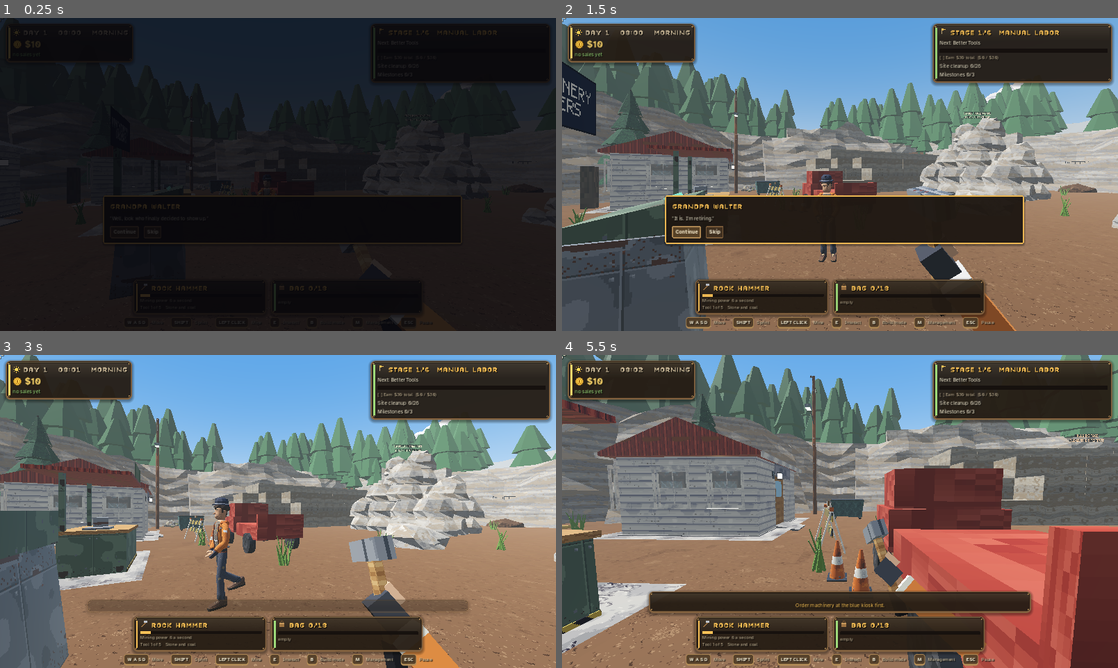
Above: before the commit, frames 1-4 (two rows, left to right).
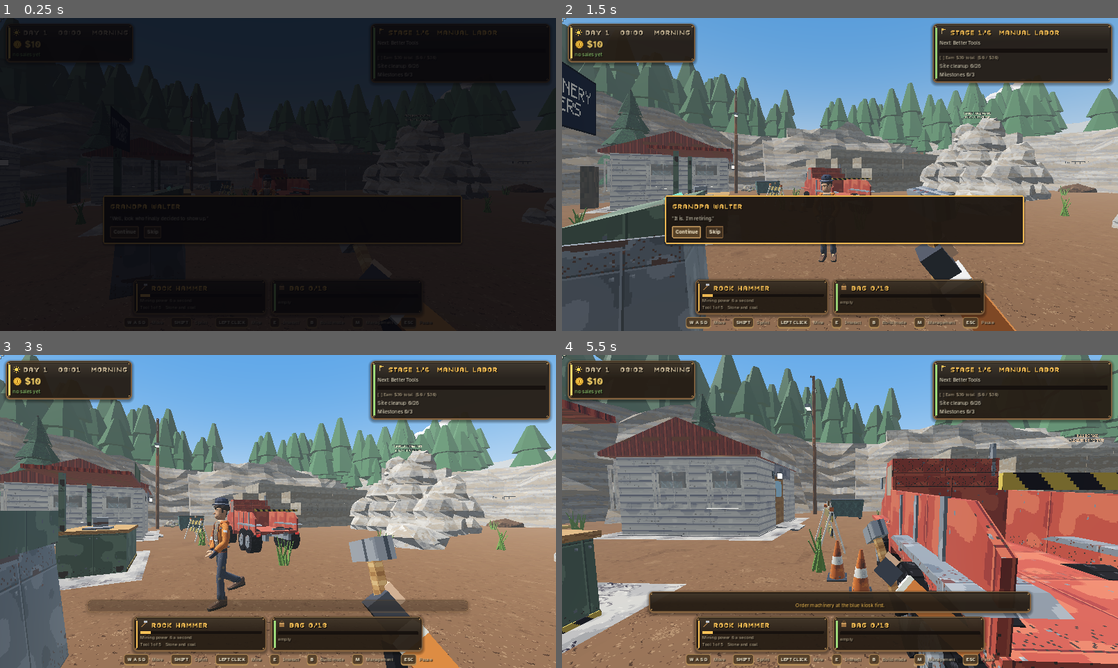
Above: after the commit, the same moments.

Repository: jafetmora79-lab/Quarry-Days
Game: Godot game, scene res://Main.tscn
Same seed, same stepped clock (60 frames per second), same inputs: the game is played once before the commit and once after it.
Inputs (mouse positions are in pixels of both pictures, inside the frame that each line leads up to):
- Up to frame 1 (0.25 s): no input
- Up to frame 2 (1.5 s): click "Continue" at 0.5 s; click "Continue" at 1.25 s
- Up to frame 3 (3 s): click "Skip" at 2 s; tap Enter at 2.75 s; move the mouse to (400, 495) at 2.77 s; hold D (move_right) from 2.78 s (still down); hold E (interact) from 2.78 s (still down); click (400, 495) at 2.92 s
- Up to frame 4 (5.5 s): tap Space at 3.02, 3.77, 5.27 s; move the mouse to (812, 511) at 3.52 s; release D (move_right) at 3.53 s; release E (interact) at 3.53 s; hold W (move_forward) from 3.53 s (still down); tap E (interact) at 3.6, 4.55, 5.3 s; move the mouse to (851, 505) at 4.27 s; hold P (place_machine) 4.28-5.03 s; move the mouse to (834, 517) at 5.02 s; tap R (rotate_machine) at 5.1 s; click (834, 517) at 5.17 s

The runs differ from the first frame. In frame 2, 0.6% of the frame differs, in the area x 43-57%, y 46-57%; in frame 3, 1.3%; in frame 4, 19%, in the area x 55-100%, y 28-100%.

Commit message:
Phase 8.5 (WIP): Walter's truck uses the real truck model, interaction outlines, production and polish test
Co-Authored-By: Claude Sonnet 5.5 <noreply@anthropic.com>
Claude-Session: https://claude.ai/code/session_01BdFm1yVtnu8eVQTLcJwNBQ

Diff:
--- a/scripts/main.gd
+++ b/scripts/main.gd
@@ -1186,6 +1186,55 @@
 	if hud:
 		hud.set_message(s, 3.2)
 
+## Interaction highlight (Phase 8.5): a thin warm outline on the one thing you could press E on. Only real interactables get it
+## (never terrain, rock, loose pieces or weeds), it is removed the moment you look away, open a menu, drive or build, and it is
+## never used for construction ghosts, which have their own blueprint look.
+const HIGHLIGHT_KINDS := ["door", "bed", "sell", "upgrades", "storage", "crusher", "output", "shop", "office", "rig", "vehicle", "worker", "discovery", "walter", "fossil", "egg", "conveyor", "gate"]
+var highlight_node: Node3D
+var highlight_meshes: Array = []
+var _hl_mat: StandardMaterial3D
+
+func _highlight_material() -> StandardMaterial3D:
+	if _hl_mat == null:
+		_hl_mat = StandardMaterial3D.new()
+		_hl_mat.shading_mode = BaseMaterial3D.SHADING_MODE_UNSHADED
+		_hl_mat.albedo_color = Color(1.0, 0.82, 0.38)
+		_hl_mat.cull_mode = BaseMaterial3D.CULL_FRONT
+		_hl_mat.grow = true
+		_hl_mat.grow_amount = 0.025
+		_hl_mat.no_depth_test = false
+	return _hl_mat
+
+func _clear_highlight() -> void:
+	for mi in highlight_meshes:
+		if is_instance_valid(mi):
+			(mi as MeshInstance3D).material_overlay = null
+	highlight_meshes.clear()
+	highlight_node = null
+
+func _update_highlight() -> void:
+	var t: Node3D = last_target
+	var ok := t != null and is_instance_valid(t) and not driving and menu == "" and not placement and not construction \
+		and not (hud and hud.card_open()) and HIGHLIGHT_KINDS.has(str(t.get_meta("kind", "")))
+	if ok and str(t.get_meta("kind", "")) == "walter" and walter_mode != "waiting":
+		ok = false
+	if not ok:
+		if highlight_node != null:
+			_clear_highlight()
+		return
+	if t == highlight_node:
+		return
+	_clear_highlight()
+	highlight_node = t
+	var meshes := t.find_children("*", "MeshInstance3D", true, false)
+	if t is MeshInstance3D:
+		meshes.append(t)
+	for mi in meshes:
+		var m := mi as MeshInstance3D
+		if m.visible and m.mesh != null and not (m.get_parent() is Label3D) and m.cast_shadow != GeometryInstance3D.SHADOW_CASTING_SETTING_SHADOWS_ONLY:
+			m.material_overlay = _highlight_material()
+			highlight_meshes.append(m)
+
 func _look_target() -> Node3D:
 	var start := player.camera.global_position
 	var end := start - player.camera.global_transform.basis.z * 4.0
@@ -1245,6 +1294,7 @@
 		for kind in deposit_nodes:
 			_update_deposit_label(kind)
 	last_target = null if driving else _look_target()
+	_update_highlight()
 	if placement:
 		_update_ghost()
 	_player_mining(delta)
@@ -1640,17 +1690,17 @@
 	for ch in bench.get_children():
 		if ch is MeshInstance3D:
 			ch.visible = false                                  # the collider's plain box is replaced by the parts below
-	MeshKit.inst(world, MeshKit.box(Vector3(1.56, 0.07, 0.74)), wood, b + Vector3(0, 0.965, 0))                 # bench top
-	MeshKit.inst(world, MeshKit.box(Vector3(1.44, 0.16, 0.05)), wood, b + Vector3(0, 0.84, 0.31))               # front apron
+	MeshKit.inst(bench, MeshKit.box(Vector3(1.56, 0.07, 0.74)), wood, b + Vector3(0, 0.965, 0) - bench.position)                 # bench top
+	MeshKit.inst(bench, MeshKit.box(Vector3(1.44, 0.16, 0.05)), wood, b + Vector3(0, 0.84, 0.31) - bench.position)               # front apron
 	for sx in [-0.7, 0.7]:
 		for sz in [-0.3, 0.3]:
-			MeshKit.inst(world, MeshKit.box(Vector3(0.08, 0.93, 0.08)), wood, b + Vector3(sx, 0.465, sz))     # legs
-	MeshKit.inst(world, MeshKit.box(Vector3(1.4, 0.04, 0.6)), wood, b + Vector3(0, 0.28, 0))                    # lower shelf
-	MeshKit.inst(world, MeshKit.box(Vector3(0.36, 0.2, 0.3)), steel, b + Vector3(-0.45, 0.4, 0.0))              # toolbox on the shelf
-	MeshKit.inst(world, MeshKit.box(Vector3(0.3, 0.14, 0.26)), wood, b + Vector3(0.1, 0.37, 0.0))               # crate
-	MeshKit.inst(world, MeshKit.box(Vector3(0.18, 0.1, 0.22)), steel, b + Vector3(0.55, 1.04, 0.05))            # vise base
-	MeshKit.inst(world, MeshKit.box(Vector3(0.05, 0.12, 0.2)), steel, b + Vector3(0.64, 1.13, 0.05))           # vise jaw
-	MeshKit.inst(world, MeshKit.box(Vector3(0.32, 0.04, 0.22)), MeshKit.flat(Color(0.66, 0.5, 0.2)), b + Vector3(-0.35, 1.02, 0.0))   # parts tray
+			MeshKit.inst(bench, MeshKit.box(Vector3(0.08, 0.93, 0.08)), wood, b + Vector3(sx, 0.465, sz) - bench.position)     # legs
+	MeshKit.inst(bench, MeshKit.box(Vector3(1.4, 0.04, 0.6)), wood, b + Vector3(0, 0.28, 0) - bench.position)                    # lower shelf
+	MeshKit.inst(bench, MeshKit.box(Vector3(0.36, 0.2, 0.3)), steel, b + Vector3(-0.45, 0.4, 0.0) - bench.position)              # toolbox on the shelf
+	MeshKit.inst(bench, MeshKit.box(Vector3(0.3, 0.14, 0.26)), wood, b + Vector3(0.1, 0.37, 0.0) - bench.position)               # crate
+	MeshKit.inst(bench, MeshKit.box(Vector3(0.18, 0.1, 0.22)), steel, b + Vector3(0.55, 1.04, 0.05) - bench.position)            # vise base
+	MeshKit.inst(bench, MeshKit.box(Vector3(0.05, 0.12, 0.2)), steel, b + Vector3(0.64, 1.13, 0.05) - bench.position)           # vise jaw
+	MeshKit.inst(bench, MeshKit.box(Vector3(0.32, 0.04, 0.22)), MeshKit.flat(Color(0.66, 0.5, 0.2)), b + Vector3(-0.35, 1.02, 0.0) - bench.position)   # parts tray
 	# pegboard on the wall above, clear of the door, the lamp and the whiteboard
 	MeshKit.inst(world, MeshKit.box(Vector3(1.5, 1.05, 0.04)), MeshKit.flat(Color(0.62, 0.5, 0.34)), Vector3(b.x, 1.78, OFFICE_POS.z - 2.205))
 	workbench_tools = Node3D.new()
@@ -3587,30 +3637,15 @@
 	cs.shape = sh
 	cs.position.y = 0.9
 	root.add_child(cs)
-	var body := _mat(Color(0.55, 0.18, 0.12))
-	var dark := _mat(Color(0.14, 0.14, 0.15))
-	var parts := [[Vector3(1.9, 0.7, 1.5), Vector3(0, 0.95, -1.35), body], [Vector3(1.7, 0.7, 1.0), Vector3(0, 1.6, -1.2), body],
-		[Vector3(1.9, 0.5, 2.4), Vector3(0, 0.8, 1.0), body], [Vector3(1.9, 0.5, 0.1), Vector3(0, 1.2, 2.2), body]]
-	for pr in parts:
-		var mi := MeshInstance3D.new()
-		var bm := BoxMesh.new()
-		bm.size = pr[0]
-		mi.mesh = bm
-		mi.material_override = pr[2]
-		mi.position = pr[1]
-		root.add_child(mi)
-	for wz in [-1.3, 1.4]:
-		for wx in [-0.95, 0.95]:
-			var w := MeshInstance3D.new()
-			var cm := CylinderMesh.new()
-			cm.top_radius = 0.38
-			cm.bottom_radius = 0.38
-			cm.height = 0.25
-			w.mesh = cm
-			w.material_override = dark
-			w.rotation.z = PI / 2.0
-			w.position = Vector3(wx, 0.38, wz)
-			root.add_child(w)
+	# the game's own dump-truck model, small and weathered: cab, tipping bed and six wheels, all properly joined
+	var pv := QuarryPreview.PreviewVehicle.new()
+	pv.paint_cab = "PaintRed"
+	pv.paint_bed = "PaintRed"
+	pv.model_root = Node3D.new()
+	pv.add_child(pv.model_root)
+	pv.model_root.scale = Vector3(1.9 / 2.2, 1.7 / 1.8, 4.0 / 4.6)
+	VehicleModels.truck(pv)
+	root.add_child(pv)
 	world.add_child(root)
 	truck_node = root
 
--- /dev/null
+++ b/tests/test_production_polish.gd
@@ -0,0 +1,187 @@
+extends SceneTree
+## Phase 8.5: production and polish: Walter's truck is a real model, interaction highlights, material-specific storage visuals,
+## belts fed by rigs (no duplication, save/load), and the yard ground has no holes.
+##   godot --headless --fixed-fps 60 -s tests/test_production_polish.gd
+
+var checks := 0
+var failures := []
+
+func check(c: bool, label: String) -> void:
+	checks += 1
+	if not c:
+		failures.append(label)
+		printerr("FAIL: " + label)
+	else:
+		print("PASS: " + label)
+
+func _initialize() -> void:
+	call_deferred("run")
+
+func frames(n: int) -> void:
+	for i in range(n):
+		await physics_frame
+
+func run() -> void:
+	var game = load("res://Main.tscn").instantiate()
+	root.add_child(game)
+	await frames(6)
+	if game.walter_dialog:
+		game.walter_dialog.skip()
+	game.hud.close_card()
+	game._remove_walter()
+	var prog: QuarryProgression = game.prog
+	var biz: QuarryBusiness = game.business
+	game.player.locked = false
+	# ---- 1: Walter's truck is the game's truck model, joined up
+	var truck: Node3D = game.truck_node
+	var meshes := truck.find_children("*", "MeshInstance3D", true, false)
+	check(truck != null and meshes.size() >= 20, "1 Walter's truck is built from the real truck model (%d parts)" % meshes.size())
+	var lo := Vector3(INF, INF, INF)
+	var hi := Vector3(-INF, -INF, -INF)
+	for mi in meshes:
+		var m: MeshInstance3D = mi
+		var bb: AABB = m.global_transform * m.mesh.get_aabb()
+		lo = lo.min(bb.position)
+		hi = hi.max(bb.end)
+	check(lo.y > -0.05 and lo.y < 0.2 and hi.y > 1.6 and hi.y < 2.8 and (hi - lo).x < 5.0 and (hi - lo).z < 5.0, "1b it sits on the ground and is truck-sized (%s)" % str(hi - lo))
+	# ---- 2: highlights
+	var bench: Node3D = game.world.get_node("Workbench")
+	game.last_target = bench
+	game._update_highlight()
+	var lit := 0
+	for mi in bench.find_children("*", "MeshInstance3D", true, false):
+		if (mi as MeshInstance3D).material_overlay != null:
+			lit += 1
+	check(game.highlight_node == bench and lit >= 6, "2 looking at the workbench outlines it (%d parts)" % lit)
+	game.last_target = game.world.get_node("Quarry floor")
+	game._update_highlight()
+	check(game.highlight_node == null and game.highlight_meshes.is_empty(), "2b looking at plain ground outlines nothing")
+	var dep: Node3D = game.formation_nodes[prog.formation_ids()[0]]
+	game.last_target = dep
+	game._update_highlight()
+	check(game.highlight_node == null, "2c rock you mine is not 'interactable': no outline")
+	var off := 0
+	for mi in bench.find_children("*", "MeshInstance3D", true, false):
+		if (mi as MeshInstance3D).material_overlay != null:
+			off += 1
+	check(off == 0, "2d and the bench's outline is gone once you look away")
+	game.last_target = bench
+	game._update_highlight()
+	game.menu = "sell"
+	game._update_highlight()
+	check(game.highlight_node == null, "2e opening a menu removes it")
+	game.menu = ""
+	game.last_target = bench
+	game._update_highlight()
+	game.placement = true
+	game._update_highlight()
+	check(game.highlight_node == null, "2f it is never shown while building (the blueprint has its own look)")
+	game.placement = false
+	game.last_target = null
+	game._update_highlight()
+	var doomed := StaticBody3D.new()
+	doomed.set_meta("kind", "sell")
+	var dm := MeshInstance3D.new()
+	dm.mesh = BoxMesh.new()
+	doomed.add_child(dm)
+	game.world.add_child(doomed)
+	game.last_target = doomed
+	game._update_highlight()
+	doomed.free()
+	game.last_target = null
+	game._update_highlight()
+	check(game.highlight_node == null, "2g an object that disappears while outlined is cleaned up safely")
+	# ---- 3: storage shows what is really inside
+	var fill: MeshInstance3D = game.storage_body.get_meta("fill")
+	var seen := {}
+	for res in ["limestone", "coal", "iron_ore", "copper_ore", "gold_ore"]:
+		for k in game.state.storage.keys():
+			game.state.storage[k] = 0
+		game.state.storage[res] = 7
+		game.storage_body.set_meta("fill_key", "")
+		game._update_structures()
+		var mat: Material = fill.material_override
+		seen[res] = mat.resource_path if mat else ""
+	var distinct := {}
+	for k in seen:
+		distinct[seen[k]] = true
+	check(distinct.size() == 5, "3 each material gives the storage heap its own rock material (%s)" % str(seen.values()))
+	check(str(seen["coal"]).contains("Coal") and str(seen["iron_ore"]).contains("Iron") and str(seen["copper_ore"]).contains("Copper") and str(seen["gold_ore"]).contains("Gold") and str(seen["limestone"]).contains("Limestone"), "3b and the right one for each")
+	# the textures themselves are not all the same pale colour
+	var avg := {}
+	for res in ["limestone", "coal", "iron_ore", "copper_ore", "gold_ore"]:
+		var bm: BaseMaterial3D = MeshKit.mat(QuarryArt.ROCK_MAT[res])
+		var img: Image = bm.albedo_texture.get_image() if bm.albedo_texture else null
+		if img != null:
+			if img.is_compressed():
+				img.decompress()
+			var sum := Vector3.ZERO
+			var n := 0
+			for y in range(0, img.get_height(), 4):
+				for x in range(0, img.get_width(), 4):
+					var c := img.get_pixel(x, y)
+					sum += Vector3(c.r, c.g, c.b)
+					n += 1
+			avg[res] = (sum / float(maxi(1, n))) * bm.albedo_color.srgb_to_linear().to_html().length() * 0.0 + sum / float(maxi(1, n))
+	var sep_ok := avg.size() == 5
+	if sep_ok:
+		sep_ok = (avg["limestone"] as Vector3).distance_to(avg["coal"]) > 0.15 and (avg["limestone"] as Vector3).distance_to(avg["iron_ore"]) > 0.08 and (avg["copper_ore"] as Vector3).distance_to(avg["gold_ore"]) > 0.03
+	check(sep_ok, "3c the rock textures differ clearly in colour (%s)" % str(avg))
+	for k in game.state.storage.keys():
+		game.state.storage[k] = 0
+	game.state.storage["coal"] = 20
+	game.state.storage["limestone"] = 3
+	game.storage_body.set_meta("fill_key", "")
+	game._update_structures()
+	var lbl: Label3D = game.storage_body.get_meta("fill_label")
+	check(lbl.text.contains("Coal 20") and lbl.text.contains("Stone 3") and str(fill.material_override.resource_path).contains("Coal"), "3d mixed contents show the biggest heap's material and list everything (%s)" % lbl.text.replace("\n", ", "))
+	for k in game.state.storage.keys():
+		game.state.storage[k] = 0
+	# ---- 4: a rig feeds a belt; nothing is duplicated or lost; it survives a save
+	prog.stage = prog.stage_index("large")
+	prog.cleanup["done"] = true
+	game.state.money = 200000
+	biz.milestones["mechanized"] = true
+	check(game.install_rig("drill_rig", "hillside_face_01"), "4 a drilling rig is installed")
+	var rig: Dictionary = prog.rigs[0]
+	var bp: Vector3 = prog.rig_bin_pos(rig)
+	var snap: Dictionary = game.conveyor_snap(bp + Vector3(0.0, 0, -1.5), "straight")
+	var near := Vector3(bp.x, 0, bp.z) + QuarryBusiness.forward(float(rig.get("yaw", 0.0))) * 1.5
+	if snap.is_empty():
+		snap = game.conveyor_snap(near, "straight")
+	var bi: int = biz.add_conveyor(Vector3(bp.x, 0, bp.z) + Vector3(0.0, 0, 0.0) if snap.is_empty() else Vector3(snap["pos"].x, 0, snap["pos"].z), 0.0 if snap.is_empty() else float(snap["yaw"]), "straight")
+	game._create_conveyor(bi)
+	biz.compute_links()
+	var src_t := str(biz.links[bi]["src"].get("type", ""))
+	check(src_t == "rig" or src_t == "", "4b the belt next to a rig bin takes its source from the rig when it touches it (%s)" % src_t)
+	if src_t == "rig":
+		rig["bin"] = {"limestone": 6}
+		biz.links[bi]["dst"] = {"type": "storage"}
+		biz.links[bi]["resource"] = "limestone"
+		var before: int = prog.rig_bin_total(rig) + biz.conveyor_total() + int(game.state.storage["limestone"])
+		for k in range(60):
+			biz.tick_conveyors(1.0)
+		var after: int = prog.rig_bin_total(rig) + biz.conveyor_total() + int(game.state.storage["limestone"])
+		check(after == before and int(game.state.storage["limestone"]) > 0, "4c material goes rig -> belt -> storage with nothing lost or duplicated (%d -> %d)" % [before, after])
+	else:
+		check(true, "4c (belt not touching the rig bin in this layout)")
+	var bsnap := biz.snapshot()
+	var n_belts: int = biz.conveyors.size()
+	biz.restore(bsnap)
+	biz.compute_links()
+	check(biz.conveyors.size() == n_belts, "4d belts survive save and load without duplicating")
+	# ---- 5: the yard ground has no holes
+	var space = game.get_world_3d().direct_space_state
+	var holes := 0
+	var x := -20.0
+	while x <= 24.0:
+		var z := -22.0
+		while z <= 24.0:
+			var q := PhysicsRayQueryParameters3D.create(Vector3(x + 0.13, 8.0, z + 0.17), Vector3(x + 0.13, -6.0, z + 0.17), 1)
+			if space.intersect_ray(q).is_empty():
+				holes += 1
+			z += 0.75
+		x += 0.75
+	check(holes == 0, "5 no hole in the yard's ground (%d cells without ground)" % holes)
+	print("RESULT: %d checks, %d failures" % [checks, failures.size()])
+	quit(1 if failures.size() > 0 else 0)
--- /dev/null
+++ b/tools/audit_yard.gd
@@ -0,0 +1,30 @@
+extends SceneTree
+func _initialize() -> void:
+	call_deferred("run")
+func run() -> void:
+	var game = load("res://Main.tscn").instantiate()
+	root.add_child(game)
+	for i in range(8):
+		await physics_frame
+	var space = game.get_world_3d().direct_space_state
+	var holes := []
+	var x := -24.0
+	var total := 0
+	while x <= 60.0:
+		var z := -30.0
+		while z <= 30.0:
+			var q := PhysicsRayQueryParameters3D.create(Vector3(x + 0.13, 8.0, z + 0.17), Vector3(x + 0.13, -6.0, z + 0.17), 1)
+			var h: Dictionary = space.intersect_ray(q)
+			total += 1
+			if h.is_empty():
+				holes.append(Vector2(x, z))
+			z += 0.5
+		x += 0.5
+	print("YARD cells ", total, " no ground: ", holes.size())
+	# cluster print
+	var grid := {}
+	for p in holes:
+		grid[Vector2i(int(p.x / 4.0), int(p.y / 4.0))] = grid.get(Vector2i(int(p.x / 4.0), int(p.y / 4.0)), 0) + 1
+	for k in grid:
+		print("  hole block ", k * 4, " count ", grid[k])
+	quit(0)
